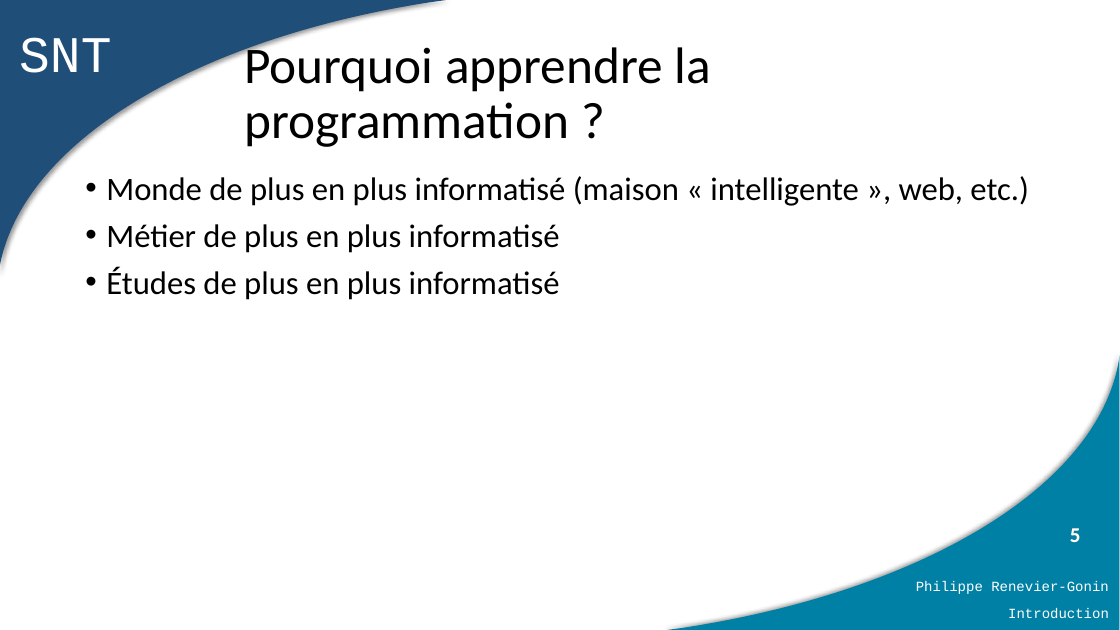
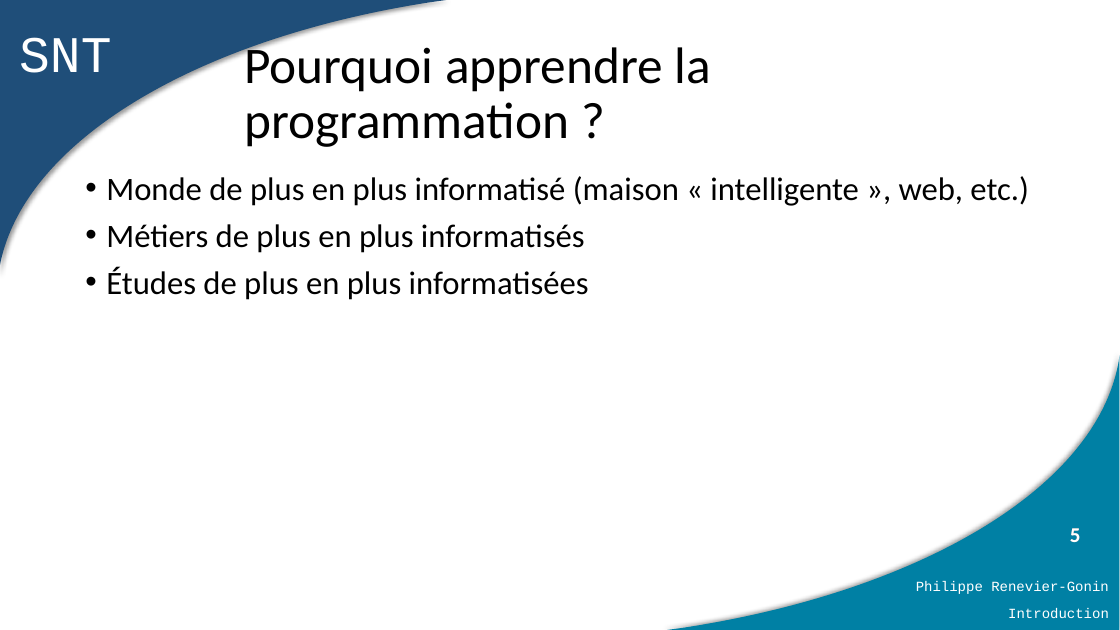
Before and after one commit to PhilippeRenevierGonin/snt, a slide deck: slide 5 of 01_python/cours/01_introduction générale.pptx. Drawn at 1120x630 pixels with LibreOffice and Linux fonts; fonts in the diff are those of the drawing. Boxes give left, top, right and bottom in pixels: in the first picture for what was removed or moved away, otherwise in the second. Text is boxed around its words. In the diff, an @@ line names an element or a change of style, - is before the commit and + after.

```diff
--- a/01_python/cours/01_introduction générale.pptx
+++ b/01_python/cours/01_introduction générale.pptx
@@ text at [106, 224, 589, 300]: text changed @@
-• Métier de plus en plus informatisé
-• Études de plus en plus informatisé
+• Métiers de plus en plus informatisés
+• Études de plus en plus informatisées
```
Also in this commit, not shown: 2 other files.
